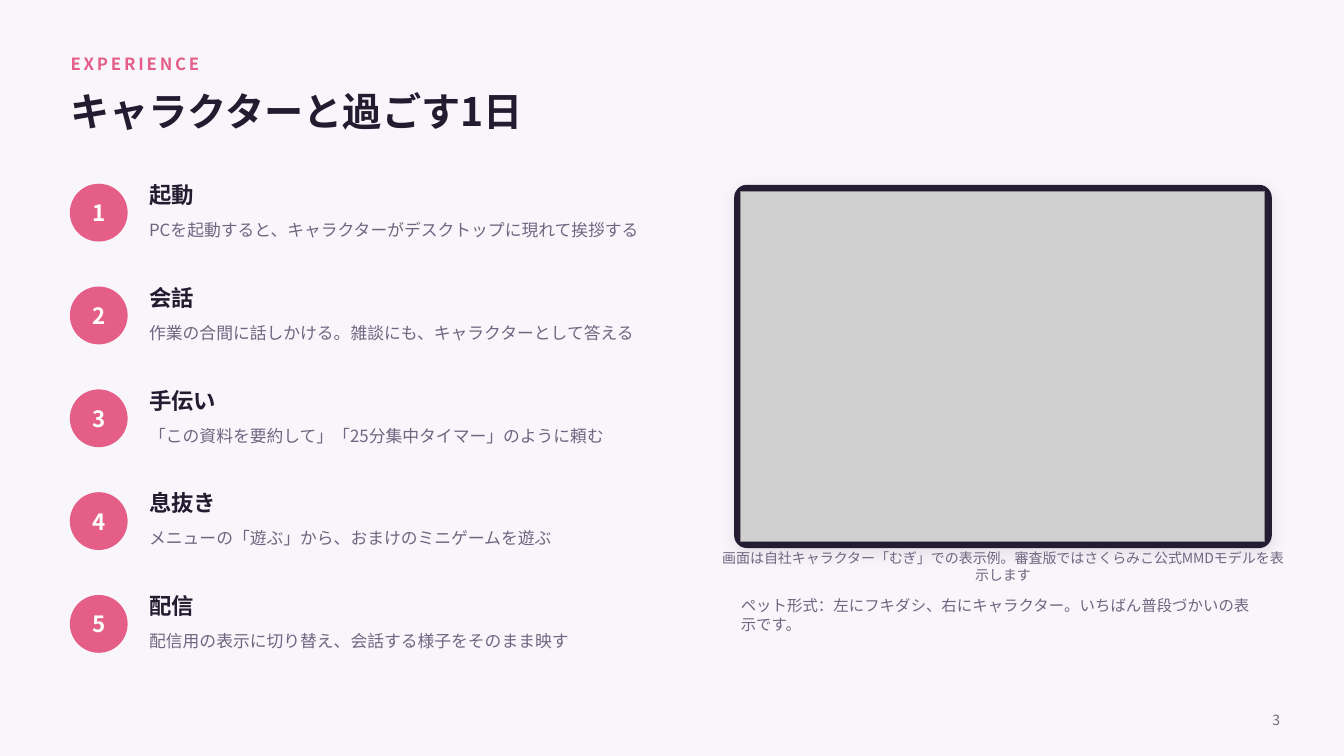
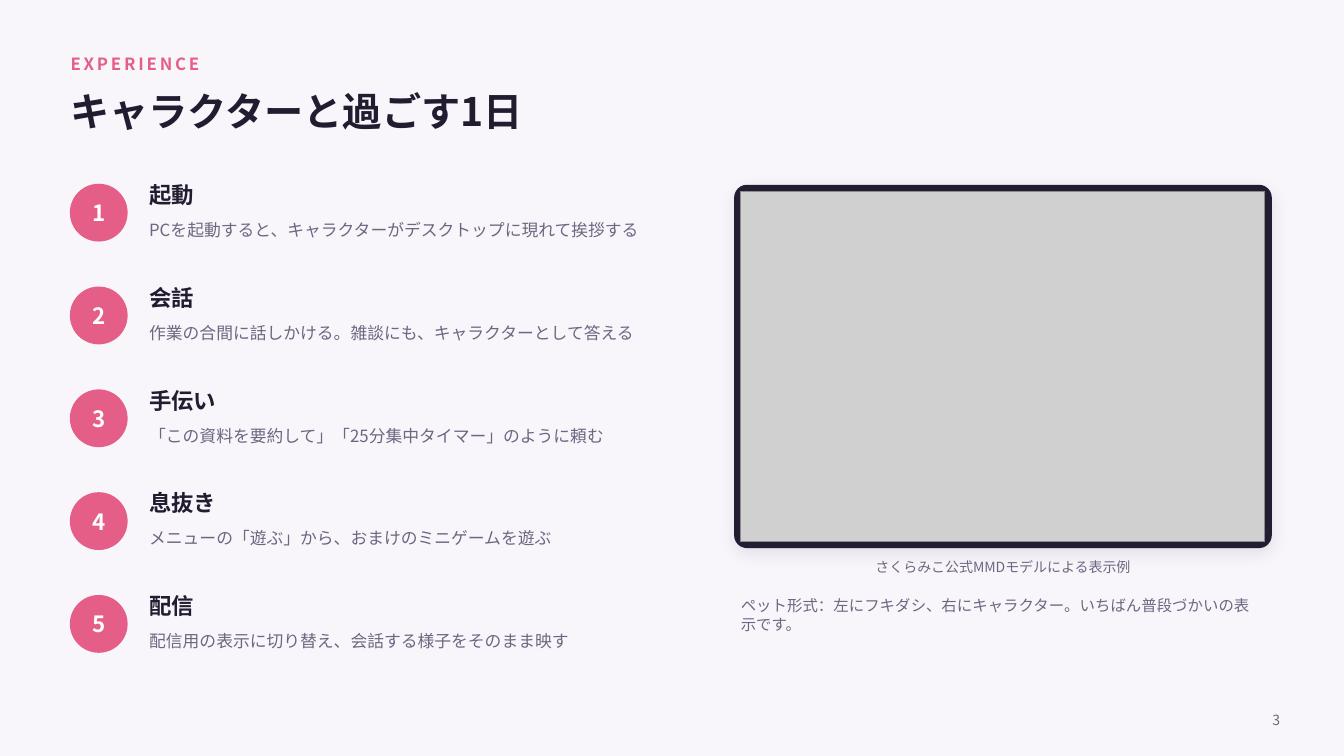
Before and after one commit to benybeny777/PicoAgent, a slide deck: slide 3 of docs/HOLO-INDIE-PLAN.pptx. Drawn at 1344x756 pixels with LibreOffice and Linux fonts; fonts in the diff are those of the drawing; grey boxes stand for pictures. Boxes give left, top, right and bottom in pixels: in the first picture for what was removed or moved away, otherwise in the second. Text is boxed around its words. In the diff, an @@ line names an element or a change of style, - is before the commit and + after.

Commit message:
docs: ホロ企画書にさくらみことひよりの動作動画を掲載 (#378)

```diff
--- a/docs/HOLO-INDIE-PLAN.pptx
+++ b/docs/HOLO-INDIE-PLAN.pptx
@@ text at (875, 560, 1130, 573): text changed @@
-画面は自社キャラクター「むぎ」での表示例。審査版ではさくらみこ公式MMDモデルを表示します
+さくらみこ公式MMDモデルによる表示例
```
Also in this commit, not shown: 2 other slides changed, 1 slide added, 1 slide removed, 13 other files.
